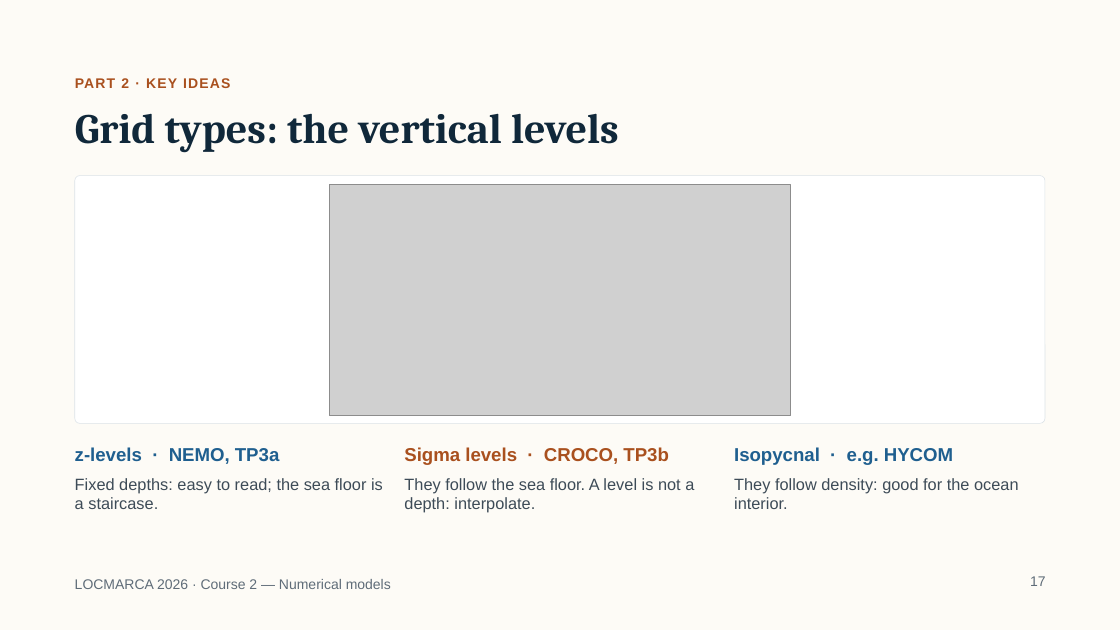
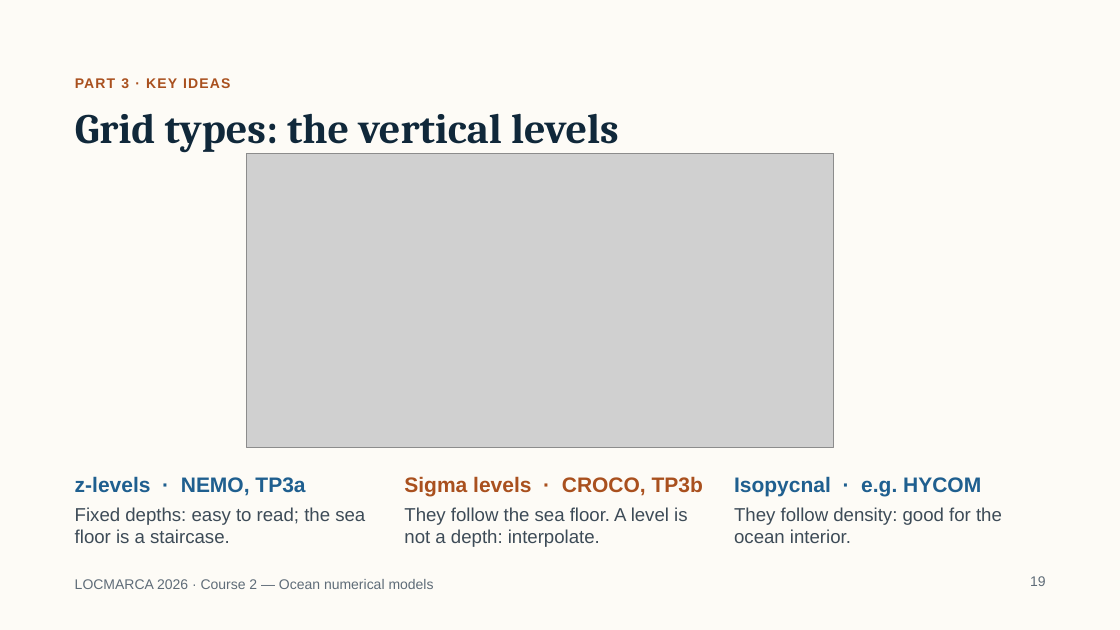
Before and after one commit to gcambon/script-locmarca, a slide deck: slide 19 of Courses/02_course_numerical_models.pptx (slide 17 before the commit). Drawn at 1120x630 pixels with LibreOffice and Linux fonts; fonts in the diff are those of the drawing; grey boxes stand for pictures. Boxes give left, top, right and bottom in pixels: in the first picture for what was removed or moved away, otherwise in the second. Text is boxed around its words. In the diff, an @@ line names an element or a change of style, - is before the commit and + after.

Commit message:
Update course ...

```diff
--- a/Courses/02_course_numerical_models.pptx
+++ b/Courses/02_course_numerical_models.pptx
@@ rounded rectangle removed at <box>75,176,1045,423</box> @@
@@ picture: place and size @@
-picture at <box>329,185,791,416</box>
+picture at <box>246,154,833,448</box>
@@ 6 texts: place and size @@
-6 texts at <box>75,447,1019,513</box>
+6 texts at <box>75,476,1002,547</box>
@@ size 16 to 18 pt in 3 elements at <box>75,476,305,496</box>, <box>404,476,703,497</box>, <box>734,476,981,497</box> @@
@@ size 14 to 16 pt in 3 elements at <box>75,507,365,543</box>, <box>404,507,687,547</box>, <box>734,507,1002,543</box> @@
@@ text at <box>75,579,434,589</box>: text changed @@
-LOCMARCA 2026 · Course 2 — Numerical models
+LOCMARCA 2026 · Course 2 — Ocean numerical models
@@ page number at <box>1030,576,1046,586</box>: text changed @@
-17
+19
```
Also in this commit, not shown: 28 other slides changed, 7 slides added, 1 slide removed, 5 other files.
